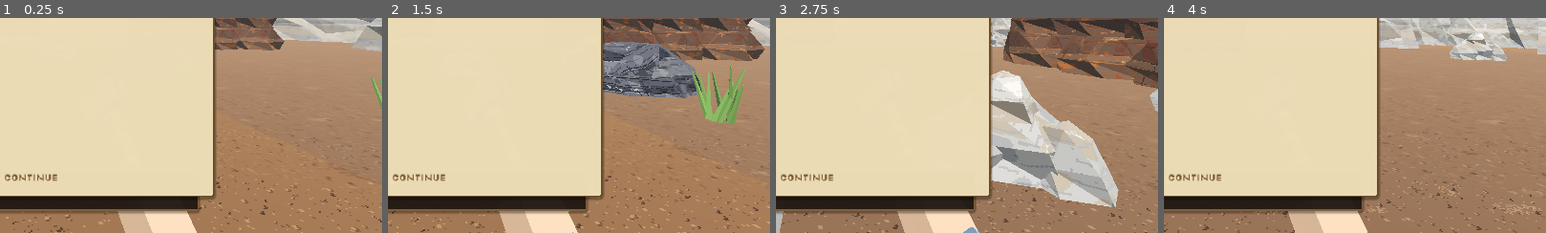
Above: before the commit, frames 1-4 (left to right).
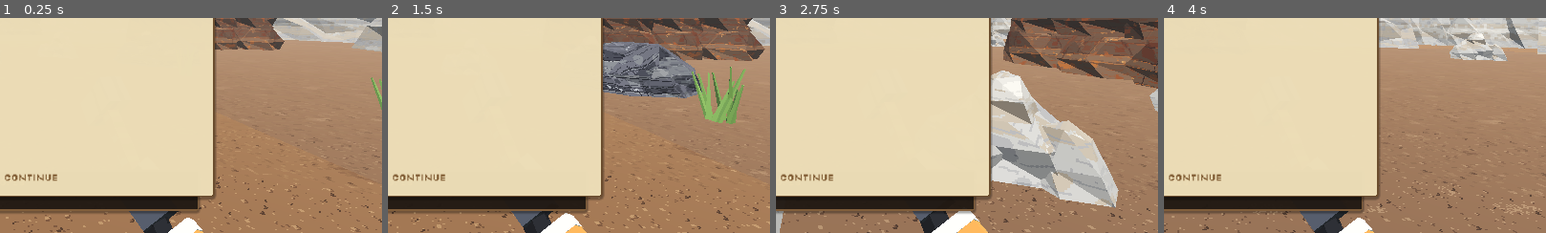
Above: after the commit, the same moments.

Repository: jafetmora79-lab/Quarry-Days
Game: Godot game, scene res://Main.tscn
The game is run twice, just before and just after one commit, with the same random seed, the same clock (stepped at 60 frames per second) and the same inputs.
Inputs (mouse positions are % of the whole screen's width and height, from its top left):
- Up to frame 1 (0.25 s): no input
- Up to frame 2 (1.5 s): tap Enter at 0.5 s; move the mouse to (55, 50) at 0.52 s; hold E (interact) 0.53-1.28 s; hold W (move_forward) from 0.53 s (still down); click (55, 50) at 0.67 s; tap Space at 0.77 s; move the mouse to (45, 50) at 1.27 s; tap P (place_machine) at 1.35 s
- Up to frame 3 (2.75 s): keep holding W (move_forward); tap Space at 1.52 s; move the mouse to (52, 48) at 2.02 s; hold R (rotate_machine) from 2.03 s (still down)
- Up to frame 4 (4 s): keep holding W (move_forward); move the mouse to (49, 52) at 2.77 s; release R (rotate_machine) at 2.78 s; tap Shift (sprint) at 2.85 s; click (49, 52) at 2.92 s; tap Space at 3.02, 3.77 s; move the mouse to (57, 51) at 3.52 s; tap M at 3.6 s
The pictures show only the part of the screen within x 50-100%, y 50-100%; the shares and areas given below are measured in that part.

The runs differ from the first frame. In frame 1, 2.0% of the frame differs, in the area x 30-54%, y 89-100%; in frame 2, 2.0%; in frame 3, 2.1%, in the area x 31-56%, y 89-100%; in frame 4, 2.0%.

Commit message:
Miner: load put away while swinging the pick; stone heaps inside output and storage bins; livelier arm swing; gloved first-person hands
Co-Authored-By: Claude Sonnet 5.5 <noreply@anthropic.com>
Claude-Session: https://claude.ai/code/session_01BdFm1yVtnu8eVQTLcJwNBQ

Diff:
--- a/scripts/art/quarry_art.gd
+++ b/scripts/art/quarry_art.gd
@@ -700,7 +700,7 @@
 	var fill: MeshInstance3D = body.get_meta("fill")
 	_strip(body, [fill])
 	output_model(body, -(body.position.y - float(body.get_meta("ground_y", 0.0))))
-	fill.mesh = MeshKit.rock(Vector3(1.25, 0.5, 1.25), 61, 3, 8)
+	fill.mesh = MeshKit.rock(Vector3(1.22, 0.9, 1.22), 61, 3, 8)     # heaped inside the bin walls (floor at local y -0.07)
 	fill.material_override = _material("RockLimestone")
 
 func conveyor_model(parent: Node3D, g: float) -> void:
@@ -743,6 +743,6 @@
 func dress_storage(body: StaticBody3D) -> void:
 	_strip(body, [])
 	storage_model(body, -(body.position.y - float(body.get_meta("ground_y", 0.0))))
-	var fill := MeshKit.inst(body, MeshKit.rock(Vector3(1.8, 0.6, 1.4), 62, 3, 8), _material("RockLimestone"), Vector3(0, -0.5, 0))
+	var fill := MeshKit.inst(body, MeshKit.rock(Vector3(1.76, 1.5, 1.36), 62, 3, 8), _material("RockLimestone"), Vector3(0, -0.5, 0))
 	body.set_meta("fill", fill)
 	_sign(body, "Sign_Storage", Vector3(0, 0.45, -0.84), Vector2(1.0, 0.25), PI)
--- a/scripts/art/veil_rig.gd
+++ b/scripts/art/veil_rig.gd
@@ -487,11 +487,11 @@
 		var out := -1.0 if side == "Left" else 1.0
 		var s := "l" if side == "Left" else "r"
 		var damp := (1.0 - _carry) * (1.0 - 0.7 * float(hold[side]))
-		var swing := -cyc * out * 19.0 * w * damp                 # left arm forward when the right leg is
+		var swing := -cyc * out * 27.0 * w * damp                 # left arm forward when the right leg is
 		var idle := sin(t * 0.9 + out) * 1.5 * (1.0 - w)
 		var up: float = lerpf(swing + idle + cu, float(_cur[s + "u"]), k)
-		var fore: float = lerpf(10.0 * w + maxf(swing, 0.0) * 0.7 + cf, float(_cur[s + "f"]), k)
-		_pose_bone(side + "UpperArm", _q(R, up) * _q(F, -out * (float(_cur[s + "o"]) * k + 5.0 * _carry)))
+		var fore: float = lerpf(24.0 * w + maxf(swing, 0.0) * 0.9 + cf, float(_cur[s + "f"]), k)
+		_pose_bone(side + "UpperArm", _q(R, up) * _q(F, -out * (float(_cur[s + "o"]) * k + 5.0 * _carry + 5.0 * w)))
 		_pose_bone(side + "LowerArm", _q(R, fore))
 	# legs: planted-foot walk cycle, stepping turn, and a crouch that keeps both feet planted --
 	var a_amp := rad_to_deg(asin(clampf(STANCE * 2.0 * _step_len / (4.0 * _leg), 0.0, 0.9)))
@@ -529,7 +529,7 @@
 	var any_ik := _swing_w > 0.001 or _reach_w > 0.001 or ik_carry > 0.001
 	if carry_node:
 		var ccen := carry_center(state, p, cfm)
-		carry_node.transform = Transform3D(cfm.basis, ccen)
+		carry_node.transform = Transform3D(cfm.basis * Basis.from_scale(carry_node.scale), ccen)
 	if any_ik:
 		_save_arms(_qfk)
 		for k2 in range(_qfk.size()):
--- a/scripts/main.gd
+++ b/scripts/main.gd
@@ -2296,13 +2296,13 @@
 		var sratio := float(state.total(state.storage)) / float(maxi(1, state.storage_capacity()))
 		sf.visible = sratio > 0.0
 		sf.scale.y = maxf(0.08, sratio)
-		sf.position.y = -0.55 + 0.6 * maxf(0.08, sratio) * 0.5
+		sf.position.y = -0.5                           # on the crate floor, heaping up inside the walls
 	for i in range(mini(output_nodes.size(), business.outputs.size())):
 		var fill: MeshInstance3D = output_nodes[i].get_meta("fill")
 		var ratio := float(business.output_total(i)) / float(business.output_capacity())
 		fill.visible = ratio > 0.0
 		fill.scale.y = maxf(0.05, ratio)
-		fill.position.y = -0.5 + 0.5 * maxf(0.05, ratio) + 0.08
+		fill.position.y = -0.04                        # on the bin floor, heaping up inside the walls (not under the hopper)
 
 ## Magnetic placement for belts (grid snap on): within 2.6 m of a machine port or the end of another belt, the
 ## ghost jumps to the spot where its end touches the machine and faces along the flow, so it links with no
--- a/scripts/tool_view.gd
+++ b/scripts/tool_view.gd
@@ -254,14 +254,16 @@
 const HAND_R_DIR := Vector3(0.40, -0.53, 0.74)
 const HAND_L_DIR := Vector3(-0.45, -0.45, 0.77)
 const HANDS := {
-	0: [["R", Vector3(0, 0.03, 0)]],
-	1: [["R", Vector3(0, 0.02, 0)], ["L", Vector3(0, 0.24, 0)]],
-	2: [["R", Vector3(0, 0.02, 0)], ["L", Vector3(0, 0.26, 0)]],
+	0: [["R", Vector3(0, 0.09, 0)]],
+	1: [["R", Vector3(0, 0.10, 0)], ["L", Vector3(0, 0.33, 0)]],
+	2: [["R", Vector3(0, 0.12, 0)], ["L", Vector3(0, 0.37, 0)]],
 	3: [["R", Vector3(0, 0.0, 0.05)], ["L", Vector3(-0.065, 0.12, -0.1)]],
 	4: [["R", Vector3(0.15, 0.0, 0)], ["L", Vector3(-0.15, 0.0, 0)]],
 }
 const SKIN := Color(0.80, 0.62, 0.48)
-const SLEEVE := Color(0.30, 0.36, 0.44)
+const GLOVE := Color(0.17, 0.18, 0.21)
+const SLEEVE := Color(0.86, 0.46, 0.16)        # the miners' orange work jacket
+const BAND := Color(0.86, 0.86, 0.78)          # reflective cuff band
 
 func _add_hands(n: Node3D, t: int) -> void:
 	var def: Dictionary = TOOL[t]
@@ -273,12 +275,14 @@
 		var right: bool = h[0] == "R"
 		var dir_m: Vector3 = (inv * (HAND_R_DIR if right else HAND_L_DIR)).normalized()
 		var at: Vector3 = h[1]
-		var fist := MeshKit.box(Vector3(0.085, 0.085, 0.095) * inv_s)
-		MeshKit.inst(n, fist, MeshKit.flat(SKIN), at)
-		var cuff := MeshKit.box(Vector3(0.095, 0.095, 0.05) * inv_s)
 		var basis := VeilRig.basis_zy(dir_m, Vector3.UP)
-		var cf := MeshKit.inst(n, cuff, MeshKit.flat(SLEEVE), at + dir_m * 0.07 * inv_s)
-		cf.basis = basis
+		# gloved fist closed round the handle, a thumb on top, a reflective cuff band, then the jacket sleeve
+		var fist := MeshKit.inst(n, MeshKit.box(Vector3(0.075, 0.07, 0.085) * inv_s), MeshKit.flat(GLOVE), at)
+		fist.basis = basis
+		var thumb := MeshKit.inst(n, MeshKit.box(Vector3(0.028, 0.03, 0.06) * inv_s), MeshKit.flat(SKIN), at + (basis * Vector3(0.0, 0.045, -0.02)) * inv_s)
+		thumb.basis = basis
+		var band := MeshKit.inst(n, MeshKit.box(Vector3(0.088, 0.088, 0.02) * inv_s), MeshKit.flat(BAND), at + dir_m * 0.075 * inv_s)
+		band.basis = basis
 		var arm := MeshKit.box(Vector3(0.085, 0.085, 0.30) * inv_s)
 		var af := MeshKit.inst(n, arm, MeshKit.flat(SLEEVE), at + dir_m * 0.22 * inv_s)
 		af.basis = basis
--- a/scripts/worker.gd
+++ b/scripts/worker.gd
@@ -157,6 +157,7 @@
 	return n
 
 var _last_yaw := 0.0
+var _load_vis := 0.0
 
 func _animate(delta: float) -> void:
 	# Distant workers animate at a reduced rate (and not at all when far away and off-screen).
@@ -167,7 +168,11 @@
 	var dt := delta * (4.0 if far else 1.0)
 	var carrying := business.carry_total(e) > 0
 	# the load is visible exactly while the worker owns it (it vanishes when the deposit actually happens)
-	carry_box.visible = carrying
+	# The load is either carried or put away: while the miner swings the pick it is out of sight (in the bag), and it
+	# comes back when the pick is slung. It still vanishes only when the real deposit happens.
+	_load_vis = move_toward(_load_vis, 1.0 if carrying and anim != "work" else 0.0, dt * 8.0)
+	carry_box.visible = carrying and _load_vis > 0.02
+	carry_box.scale = Vector3.ONE * maxf(_load_vis, 0.01)
 	if carrying:
 		carry_box.material_override = MeshKit.mat(QuarryArt.ROCK_MAT.get(e["carry"].keys()[0], "RockLimestone"))
 	if rig:
@@ -177,7 +182,7 @@
 		# the miner's pick is in the working grip only for mining and the walk there; it is slung while carrying
 		# rock, picking pieces up, resting or off shift
 		if profession == "miner":
-			rig.set_tool_held("pickaxe", not carrying and anim in ["idle", "walk", "turn", "work"])
+			rig.set_tool_held("pickaxe", anim == "work" or (not carrying and anim in ["idle", "walk", "turn"]))
 		rig.pose(dt, anim, speed_now, profession, carrying, anim_phase, yr)
 
 # ------------------------------------------------------------------ navigation
